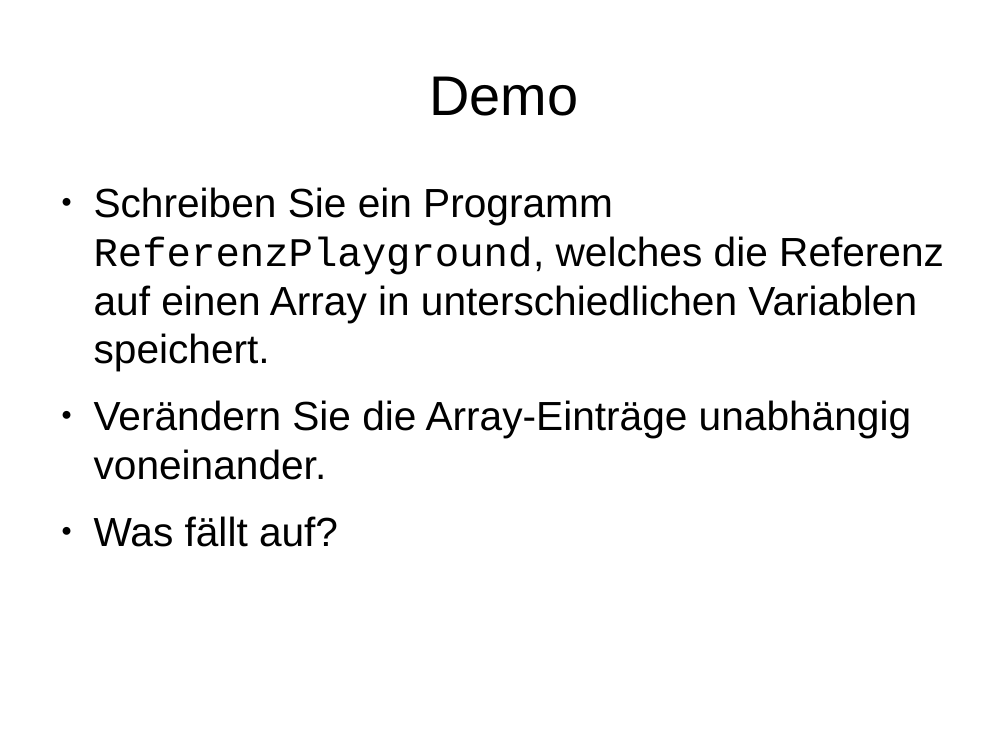
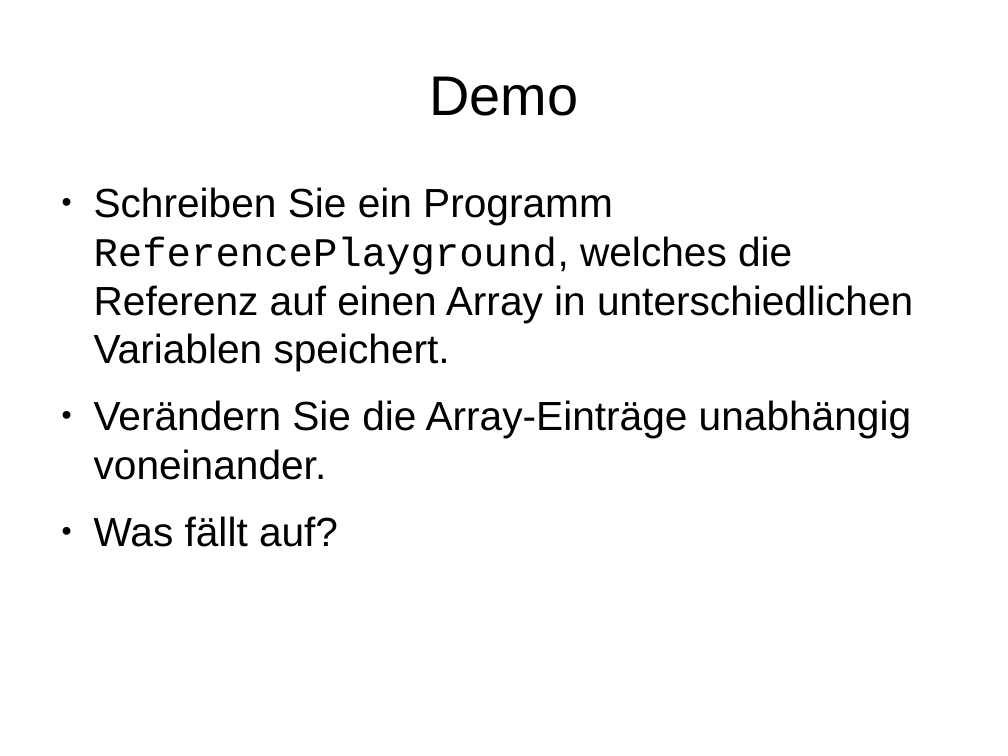
Before and after one commit to mn-io/hello-java, a slide deck: slide 71 of Folien.odp. Drawn at 1008x756 pixels with LibreOffice and Linux fonts; fonts in the diff are those of the drawing. Boxes give left, top, right and bottom in pixels: in the first picture for what was removed or moved away, otherwise in the second. Text is boxed around its words. In the diff, an @@ line names an element or a change of style, - is before the commit and + after.

Commit message:
ReferencePlayground Example

```diff
--- a/Folien.odp
+++ b/Folien.odp
@@ text at (94, 187, 913, 371): text changed @@
-● Schreiben Sie ein Programm ReferenzPlayground, welches die Referenz auf einen Array in unterschiedlichen Variablen speichert.
+● Schreiben Sie ein Programm ReferencePlayground, welches die Referenz auf einen Array in unterschiedlichen Variablen speichert.
```
Also in this commit, not shown: 1 other slide changed, 2 other files.
